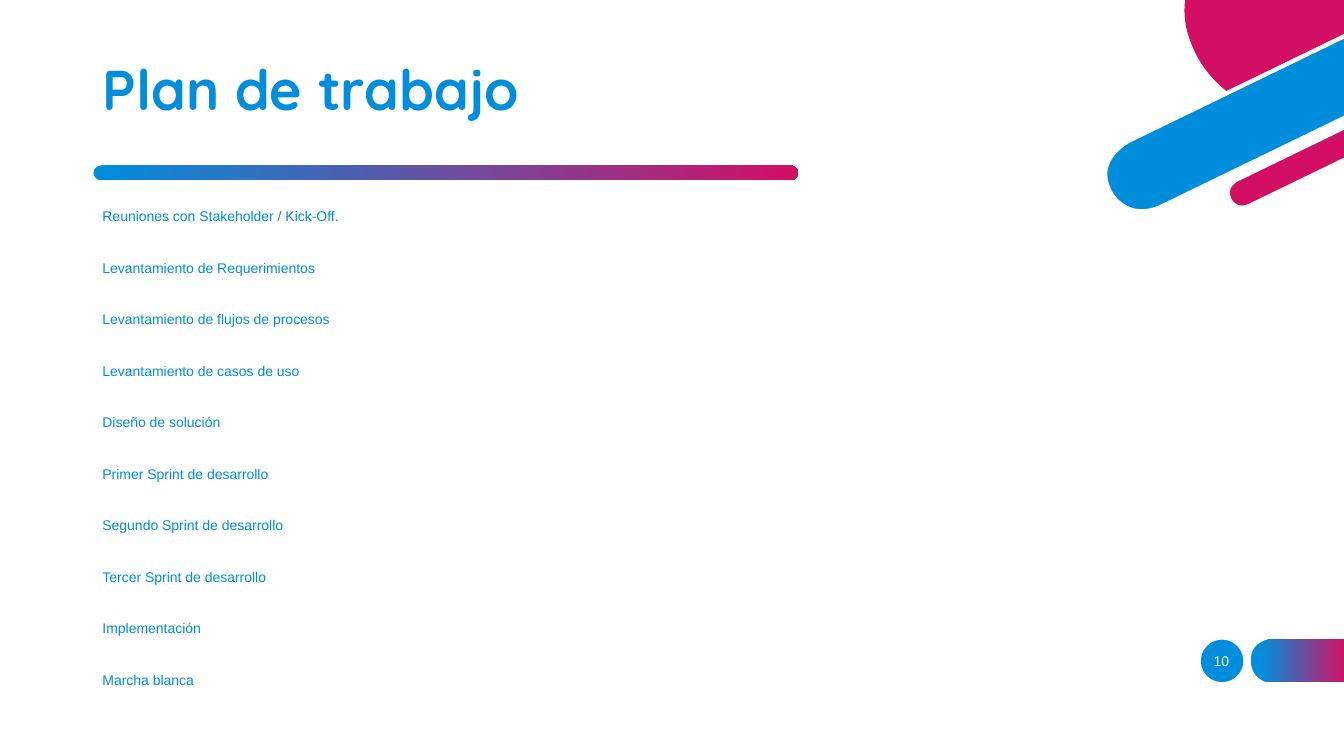
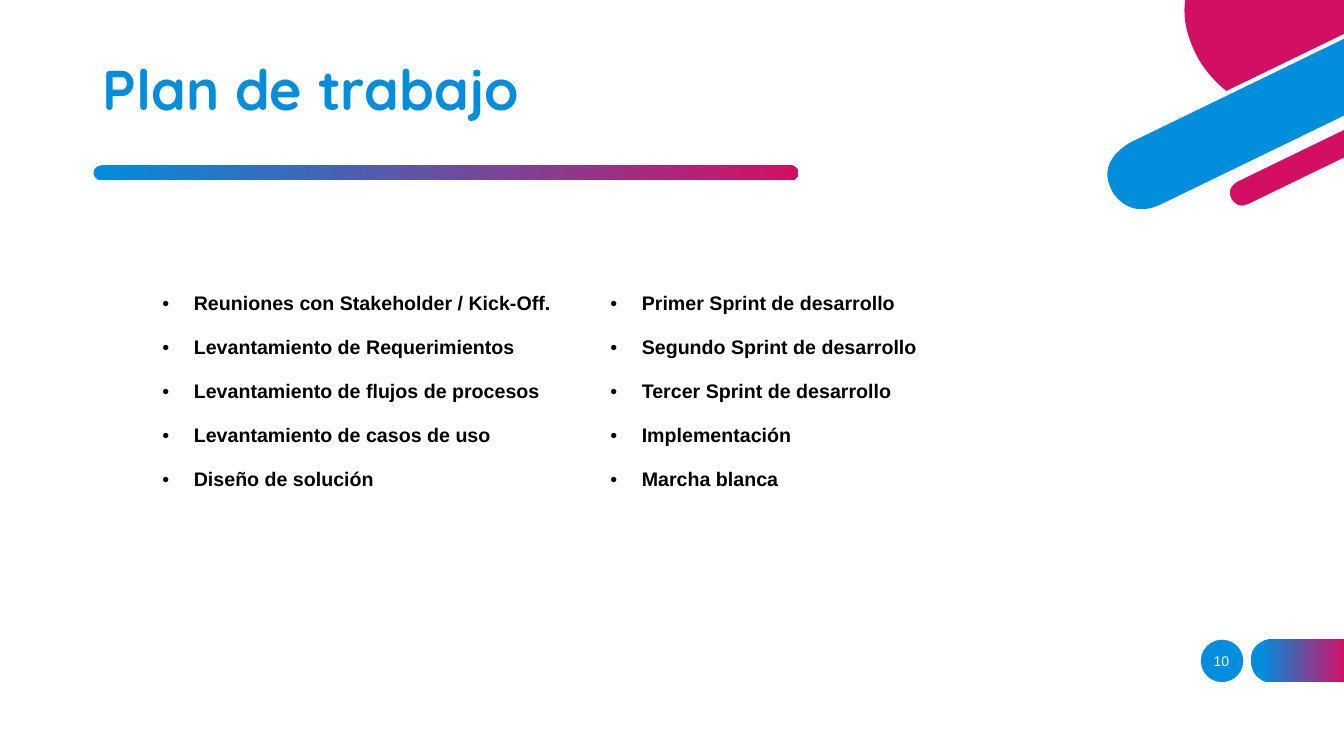
Before and after one commit to JonatanDSR/Capstone, a slide deck: slide 10 of Evidencias Grupales/Proyecto APT.pptx. Drawn at 1344x756 pixels with LibreOffice and Linux fonts; fonts in the diff are those of the drawing. Boxes give left, top, right and bottom in pixels: in the first picture for what was removed or moved away, otherwise in the second. Text is boxed around its words. In the diff, an @@ line names an element or a change of style, - is before the commit and + after.

```diff
--- a/Evidencias Grupales/Proyecto APT.pptx
+++ b/Evidencias Grupales/Proyecto APT.pptx
@@ text removed at bbox=[102, 211, 338, 221] @@
-Reuniones con Stakeholder / Kick-Off.
@@ text removed at bbox=[102, 263, 315, 276] @@
-Levantamiento de Requerimientos
@@ table added at bbox=[152, 287, 1048, 645], 1 rows, 2 columns @@
+Reuniones con Stakeholder / Kick-Off. / Levantamiento de Requerimientos / Levantamiento de flujos de procesos / Levantamiento de casos de uso / Diseño de solución | Primer Sprint de desarrollo / Segundo Sprint de desarrollo / Tercer Sprint de desarrollo / Implementación / Marcha blanca
@@ text removed at bbox=[102, 314, 330, 327] @@
-Levantamiento de flujos de procesos
@@ text removed at bbox=[102, 366, 300, 376] @@
-Levantamiento de casos de uso
@@ text removed at bbox=[102, 416, 220, 427] @@
-Diseño de solución
@@ text removed at bbox=[102, 469, 268, 482] @@
-Primer Sprint de desarrollo
@@ text removed at bbox=[102, 520, 283, 533] @@
-Segundo Sprint de desarrollo
@@ text removed at bbox=[102, 572, 266, 585] @@
-Tercer Sprint de desarrollo
@@ text removed at bbox=[102, 622, 201, 636] @@
-Implementación
@@ text removed at bbox=[102, 675, 194, 685] @@
-Marcha blanca
```
Also in this commit, not shown: 7 other slides changed.
